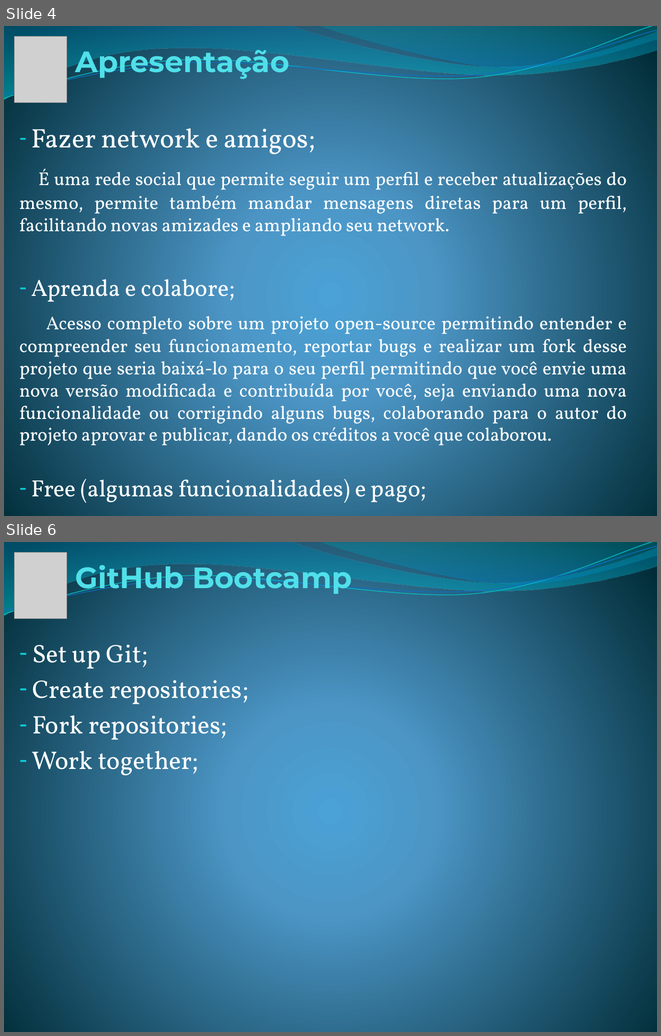
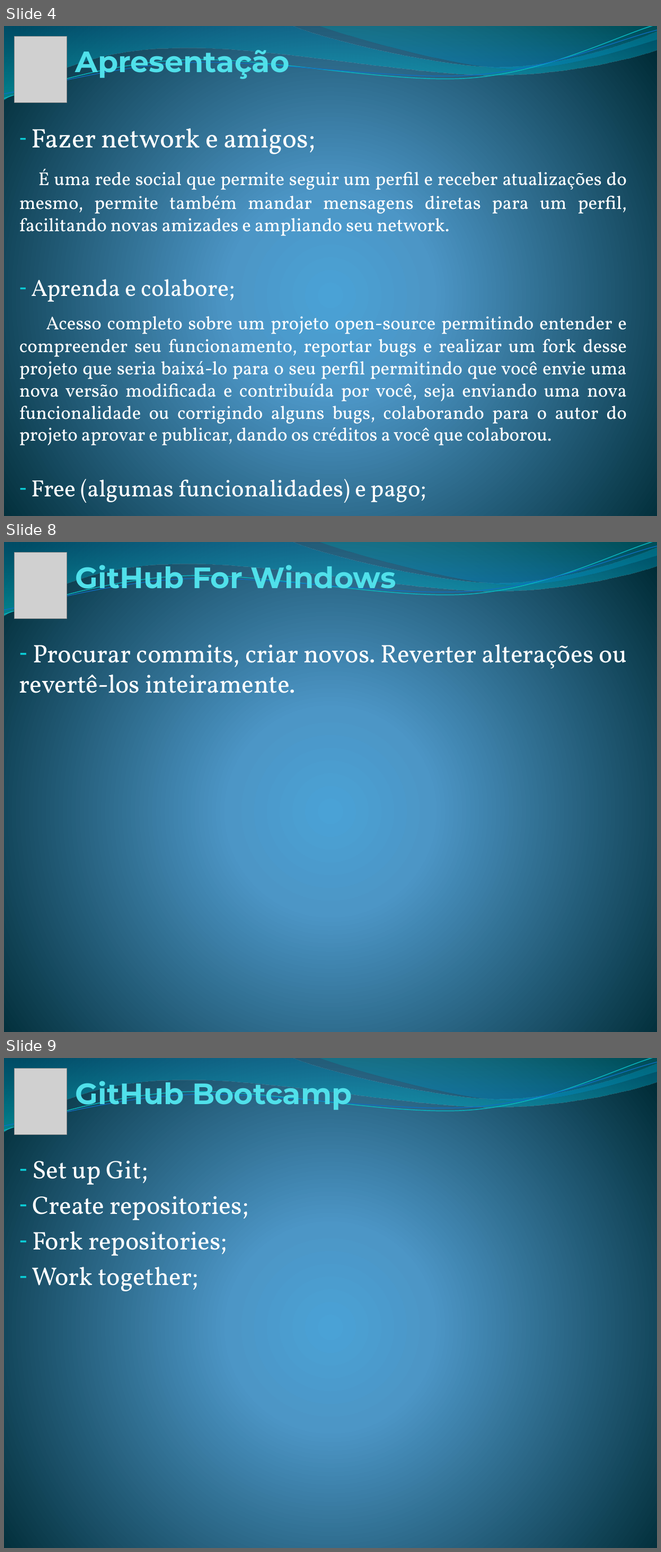
Before and after one commit to gvalman/test, a slide deck: GitHub Seminario.pptx. Shown one above the other, each under a label of ours: slides 4 and 6 before the commit, slides 4, 8 and 9 after it; the slides between them are not shown. The pictures are 661x1036 and 661x1552 pixels, drawn with LibreOffice and Linux fonts; fonts in the diff are those of the drawing; grey boxes stand for pictures. Boxes give left, top, right and bottom in pixels: in the first picture for what was removed or moved away, otherwise in the second. Text is boxed around its words. In the diff, an @@ line names an element or a change of style, - is before the commit and + after.

Commit message:
Aplicando Slides
Sobre GitHub for windows

```diff
--- a/GitHub Seminario.pptx
+++ b/GitHub Seminario.pptx
@@ slide 8 added at bbox=[4, 542, 657, 1032], background gradient #4AA0D6 to #4C98C7 to #002C38; not listed: 4 template elements that a slide beside it also shows @@
@@ picture added at bbox=[15, 553, 67, 619] @@
@@ title added at bbox=[76, 565, 396, 594], 32.4 pt, text #51E0EA, bold @@
+GitHub For Windows
@@ subtitle added at bbox=[19, 644, 627, 693], 28 pt, text #FFFFFF @@
+– Procurar commits, criar novos. Reverter alterações ou revertê-los inteiramente.
@@ what was slide 6 is now slide 9 @@
```
Also in this commit, not shown: 2 slides changed, 2 other slides added.
